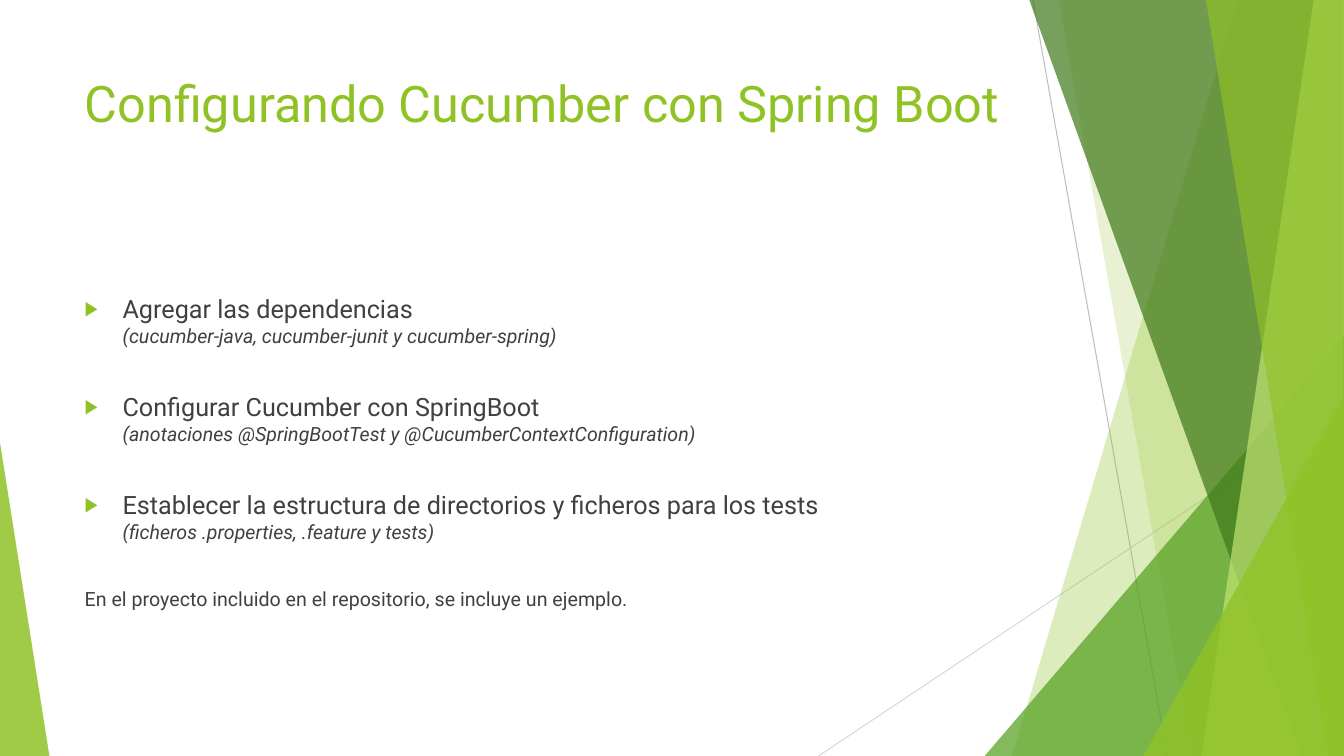
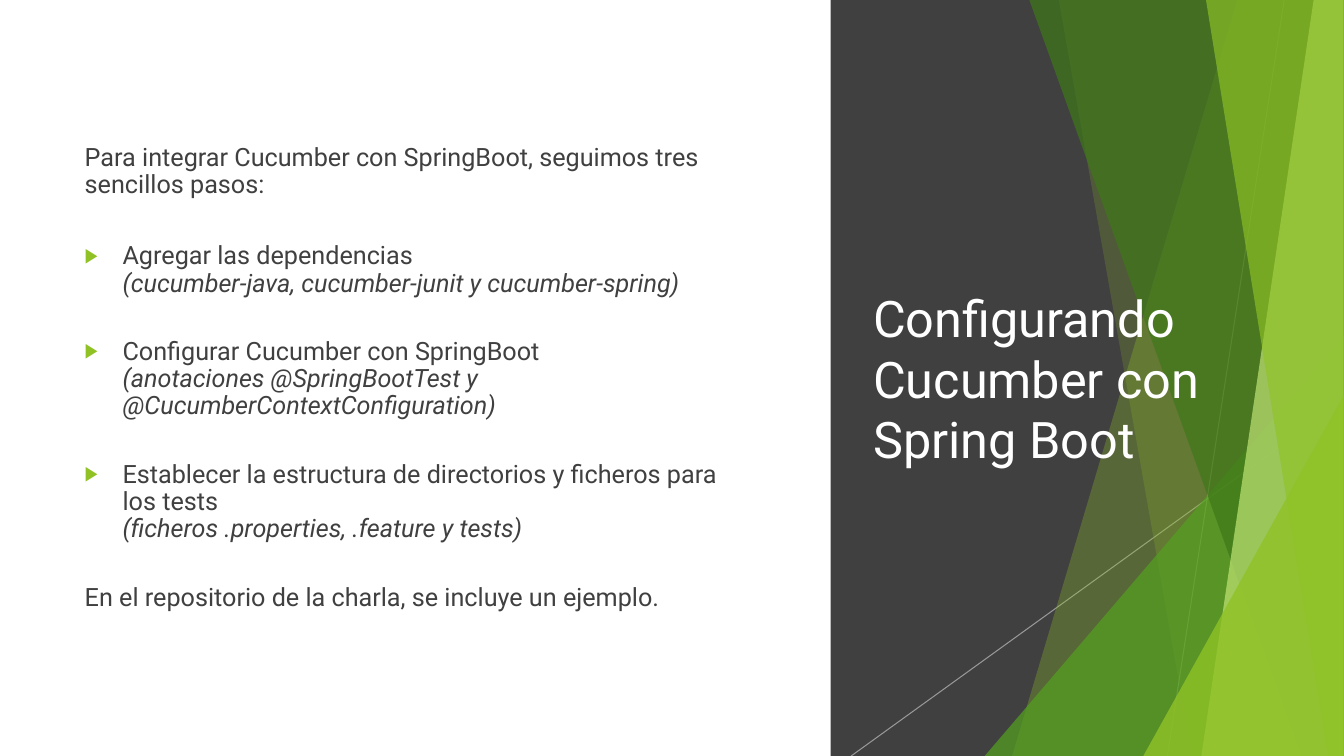
Before and after one commit to The-Fellowship-of-Code/bdd-with-cucumber, a slide deck: slide 9 of slides.pptx. Drawn at 1344x756 pixels with LibreOffice and Linux fonts; fonts in the diff are those of the drawing. Boxes give left, top, right and bottom in pixels: in the first picture for what was removed or moved away, otherwise in the second. Text is boxed around its words. In the diff, an @@ line names an element or a change of style, - is before the commit and + after.

```diff
--- a/slides.pptx
+++ b/slides.pptx
@@ rectangle added at (x1=0, y1=0, x2=1344, y2=756), fill #FFFFFF @@
@@ rectangle added at (x1=831, y1=0, x2=1344, y2=756), fill #404040 @@
@@ freeform shape added at (x1=1012, y1=0, x2=1344, y2=756), fill #90C226 at 30% opacity @@
@@ freeform shape added at (x1=1029, y1=0, x2=1344, y2=756), fill #3F7819 at 70% opacity @@
@@ freeform shape added at (x1=1059, y1=0, x2=1344, y2=756), fill #90C226 at 20% opacity @@
@@ line added from (1285, 0) to (1168, 756), #BFBFBF 0.75 pt @@
@@ freeform shape added at (x1=1202, y1=0, x2=1344, y2=756), fill #C0E474 at 70% opacity @@
@@ freeform shape added at (x1=1206, y1=0, x2=1344, y2=756), fill #90C226 at 65% opacity @@
@@ text "Para integrar Cucumber con SpringBoot, ..." moved from (x1=85, y1=299, x2=818, y2=610) to (x1=85, y1=147, x2=717, y2=612) @@
@@ text at (x1=85, y1=147, x2=698, y2=198): paragraph added @@
+Para integrar Cucumber con SpringBoot, seguimos tres sencillos pasos:
@@ title "Configurando Cucumber con Spring Boot" moved from (x1=85, y1=83, x2=999, y2=133) to (x1=873, y1=291, x2=1200, y2=469) @@
@@ title "Configurando Cucumber con Spring Boot" at (x1=873, y1=291, x2=1200, y2=469): text colour #90C226 to #FFFFFF; vertical alignment top to middle @@
@@ text at (x1=123, y1=245, x2=717, y2=543): size 14 to 18 pt in "(cucumber-java, cucumber-junit y cucumber-spring)", "(anotaciones @SpringBootTest y @CucumberContextConfiguration ...", "(ficheros .properties, .feature y tests)"; line spacing 1 to 0.9 @@
@@ triangle added at (x1=985, y1=336, x2=1344, y2=756), fill #54A021 at 72% opacity @@
@@ line added from (1331, 410) to (851, 756), #BFBFBF 0.75 pt @@
@@ triangle added at (x1=1143, y1=396, x2=1344, y2=756), fill #90C226 at 80% opacity @@
@@ text at (x1=85, y1=587, x2=659, y2=612): text changed; size 14 to 18 pt @@
-En el proyecto incluido en el repositorio, se incluye un ejemplo.
+En el repositorio de la charla, se incluye un ejemplo.
```
Also in this commit, not shown: 9 other slides changed, 2 slides added, 2 slides removed.
